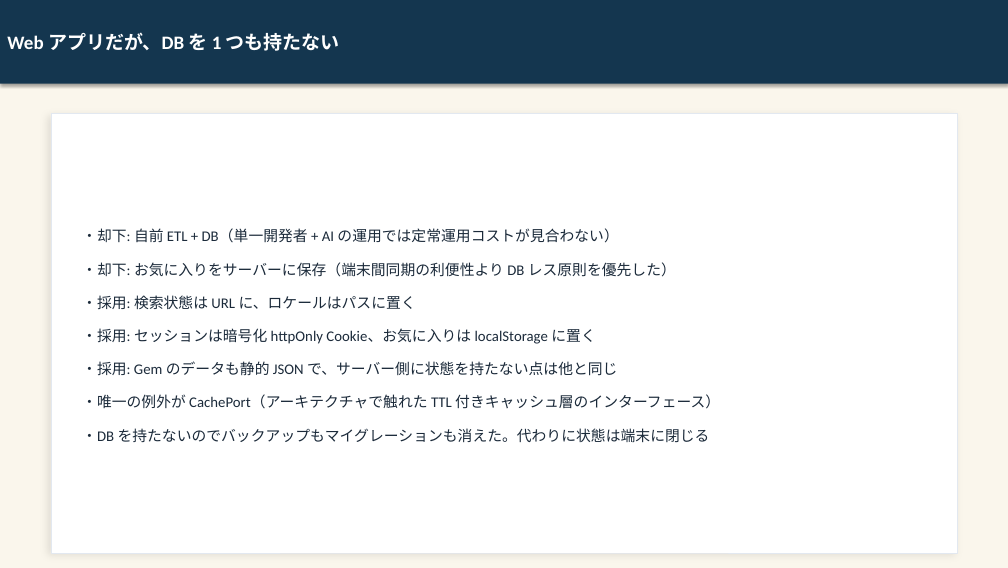
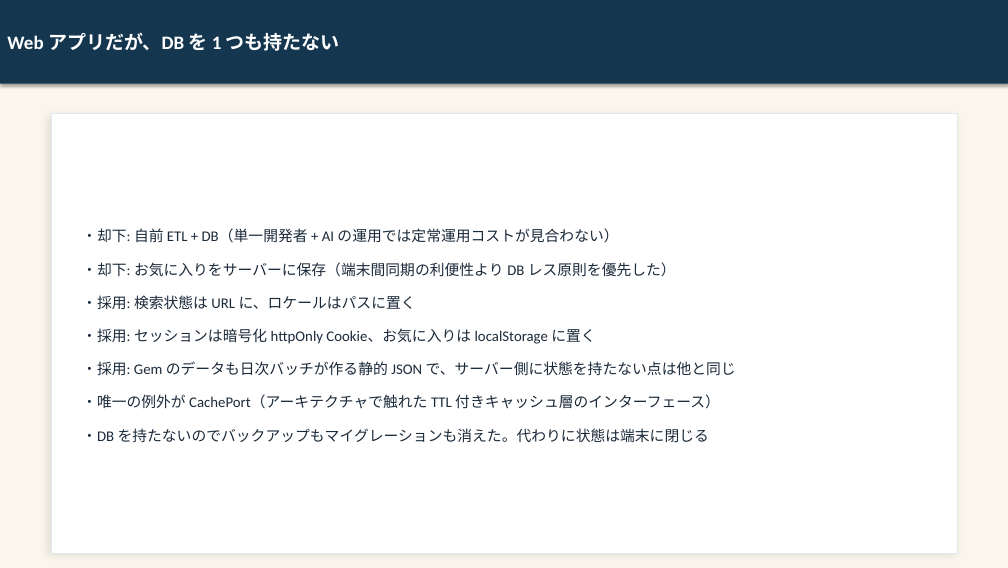
Before and after one commit to kai-kou/gem-hunter, a slide deck: slide 20 of content/slides/project-explanation-20260822/output/gem-hunter_text.pptx. Drawn at 1008x568 pixels with LibreOffice and Linux fonts; fonts in the diff are those of the drawing. Boxes give left, top, right and bottom in pixels: in the first picture for what was removed or moved away, otherwise in the second. Text is boxed around its words. In the diff, an @@ line names an element or a change of style, - is before the commit and + after.

```diff
--- a/content/slides/project-explanation-20260822/output/gem-hunter_text.pptx
+++ b/content/slides/project-explanation-20260822/output/gem-hunter_text.pptx
@@ text at (82, 361, 736, 376): text changed @@
-・採用: Gem のデータも静的 JSON で、サーバー側に状態を持たない点は他と同じ
+・採用: Gem のデータも日次バッチが作る静的 JSON で、サーバー側に状態を持たない点は他と同じ
```
Also in this commit, not shown: 2 other slides changed, 3 other files.
